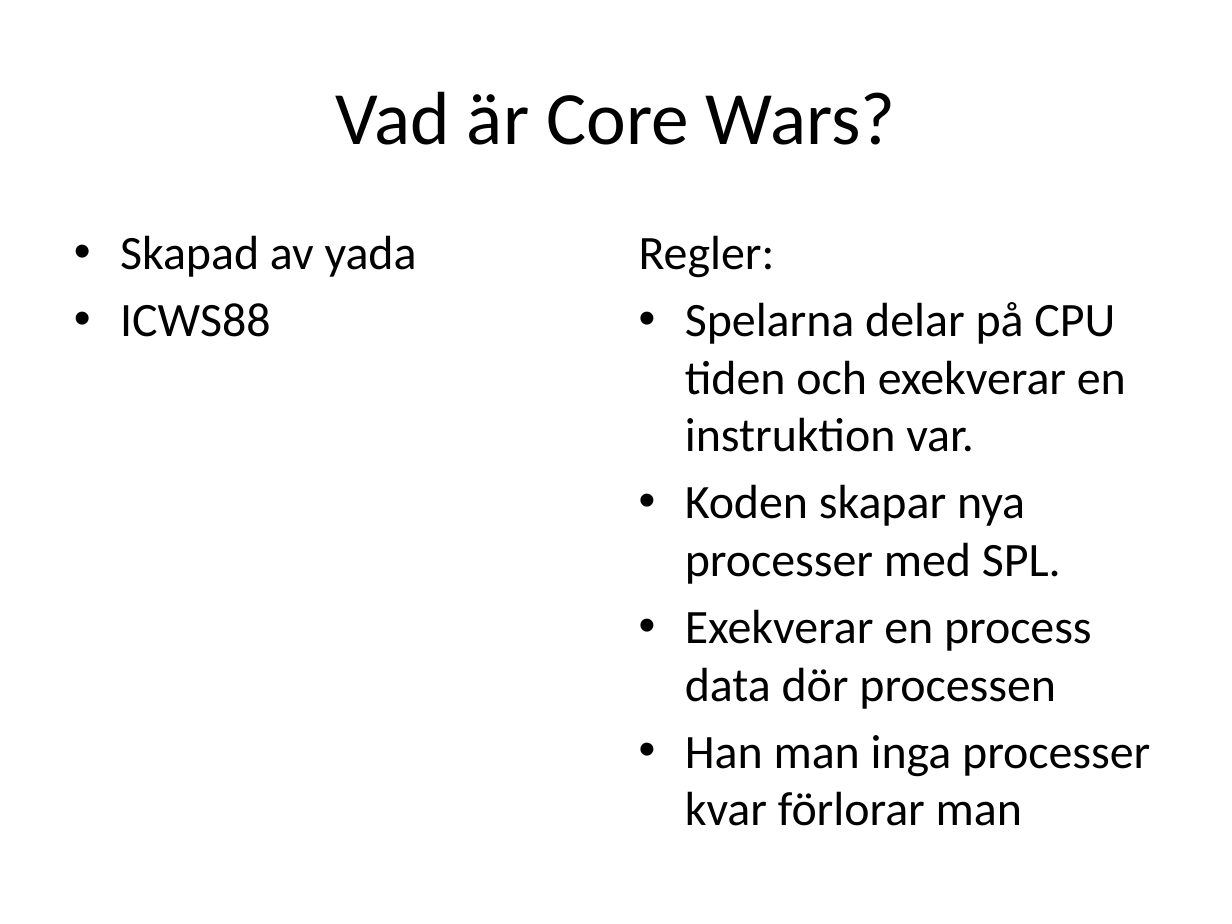
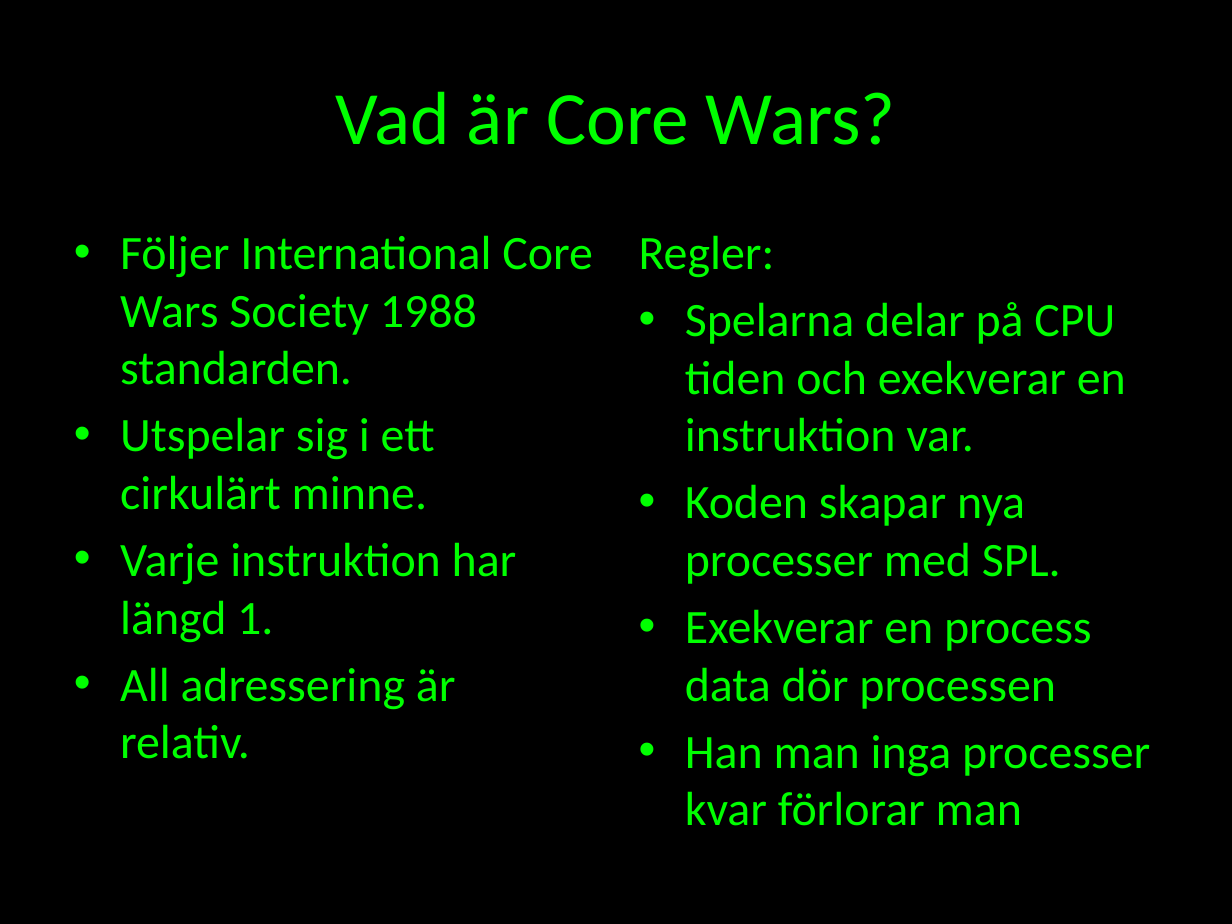
Before and after one commit to treeman/MARC, a slide deck: slide 2 of Report & presentation/redcode.pptx. Drawn at 1232x924 pixels with LibreOffice and Linux fonts; fonts in the diff are those of the drawing. Boxes give left, top, right and bottom in pixels: in the first picture for what was removed or moved away, otherwise in the second. Text is boxed around its words. In the diff, an @@ line names an element or a change of style, - is before the commit and + after.

```diff
--- a/Report & presentation/redcode.pptx
+++ b/Report & presentation/redcode.pptx
@@ background #FFFFFF to #000000 @@
@@ title "Vad är Core Wars?" at (336, 91, 896, 145): text colour #000000 to #00FF00 @@
@@ text at (120, 235, 593, 759): text changed; text colour #000000 to #00FF00 @@
-• Skapad av yada
-• ICWS88
+• Följer International Core Wars Society 1988 standarden.
+• Utspelar sig i ett cirkulärt minne.
+• Varje instruktion har längd 1.
+• All adressering är relativ.
@@ text "Regler:" at (639, 235, 1150, 826): text colour #000000 to #00FF00 @@
```
Also in this commit, not shown: 5 other slides changed, 11 slides added, 2 slides removed.
